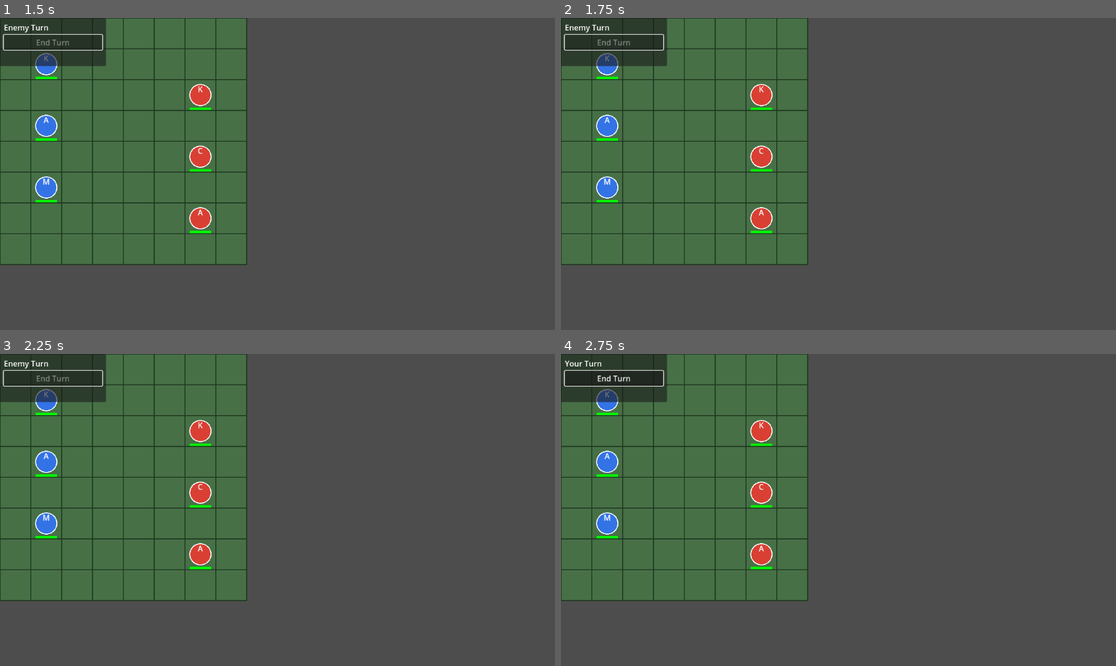
Above: before the commit, frames 1-4 (two rows, left to right).
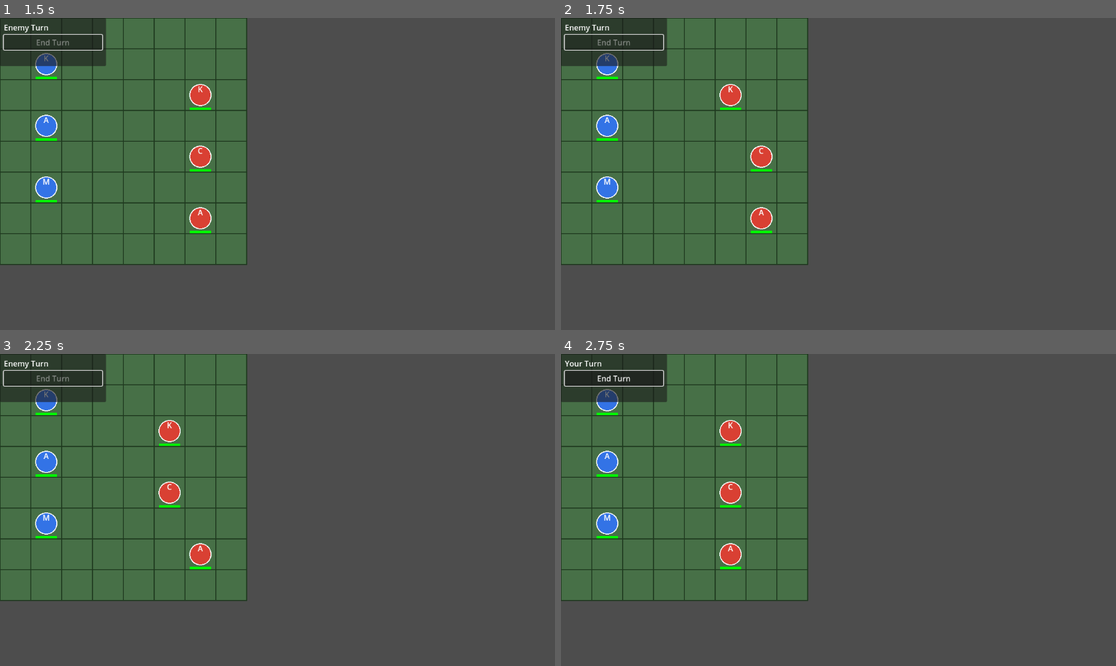
Above: after the commit, the same moments.

Repository: PatrikZhong/kgs-feh-like
Game: Godot game, scene res://scenes/overworld/Overworld.tscn
The game is run twice, just before and just after one commit, with the same random seed, the same clock (stepped at 60 frames per second) and the same inputs.
Inputs (mouse positions are in pixels of both pictures, inside the frame that each line leads up to):
- Up to frame 1 (1.5 s): click (94, 161) at 0.52 s; click "End Turn" at 1.25 s
- Up to frame 2 (1.75 s): no input
- Up to frame 3 (2.25 s): tap Enter at 2 s; move the mouse to (399, 494) at 2.02 s; click (399, 494) at 2.17 s
- Up to frame 4 (2.75 s): no input

Frame 1 is identical in both runs. In frame 2, 0.5% of the frame differs, in the area x 28-39%, y 21-30%; in frame 3, 1.1%; in frame 4, 1.6%, in the area x 28-39%, y 21-70%.

Commit message:
Fix enemy AI never moving: unblock target cell before A* pathfinding
AStarGrid2D returns an empty path when the destination is solid.
Player units mark their cells solid, so enemies could never find a
path to them. Temporarily unblock the target cell alongside the
enemy's own cell before querying get_astar_path.

Diff:
--- a/scripts/battle/EnemyAI.gd
+++ b/scripts/battle/EnemyAI.gd
@@ -57,10 +57,13 @@
 func _move_toward(enemy, target, map) -> void:
 	var grid_mgr = map.grid_mgr
 
-	# Temporarily unblock the enemy's own cell for pathfinding
+	# Temporarily unblock both the enemy's cell and the target's cell so
+	# AStarGrid2D can find a path (it refuses to path to a solid destination)
 	grid_mgr.set_cell_solid(enemy.grid_cell, false)
+	grid_mgr.set_cell_solid(target.grid_cell, false)
 	var path: Array = grid_mgr.get_astar_path(enemy.grid_cell, target.grid_cell)
 	grid_mgr.set_cell_solid(enemy.grid_cell, true)
+	grid_mgr.set_cell_solid(target.grid_cell, true)
 
 	if path.is_empty():
 		return
